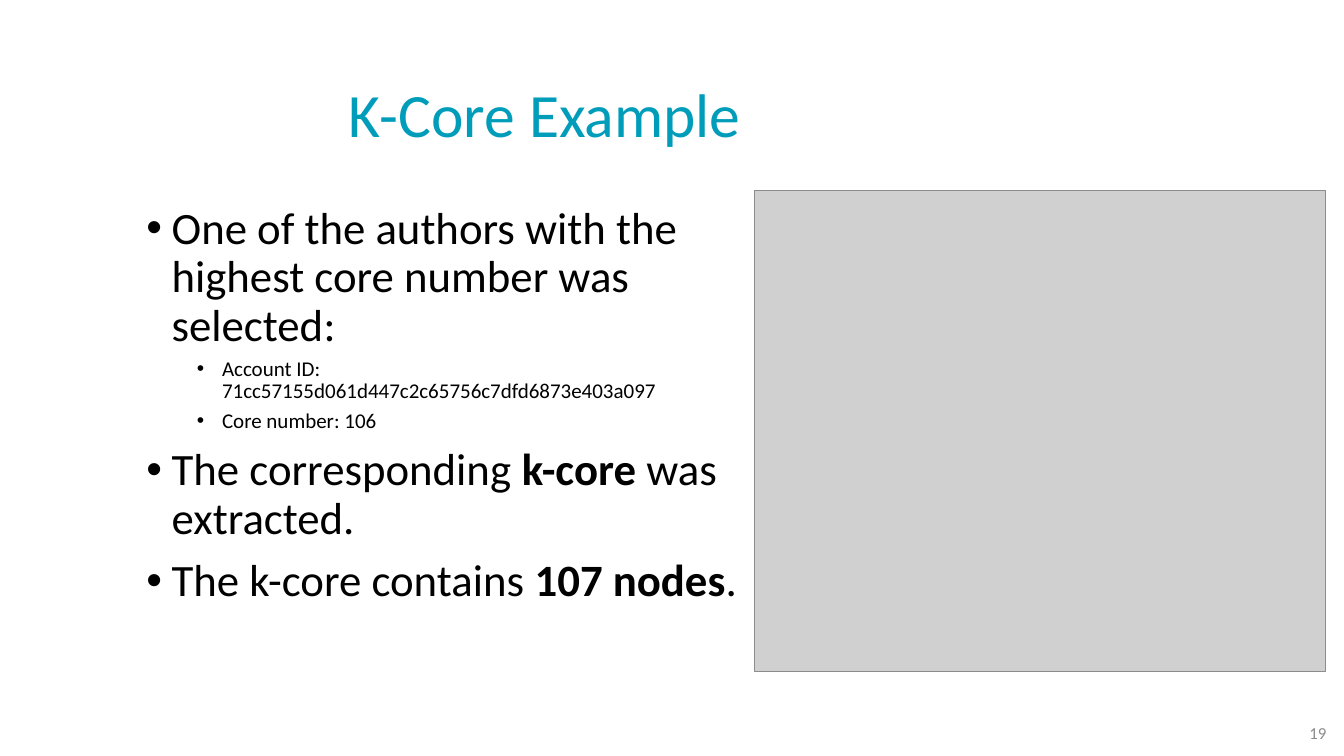
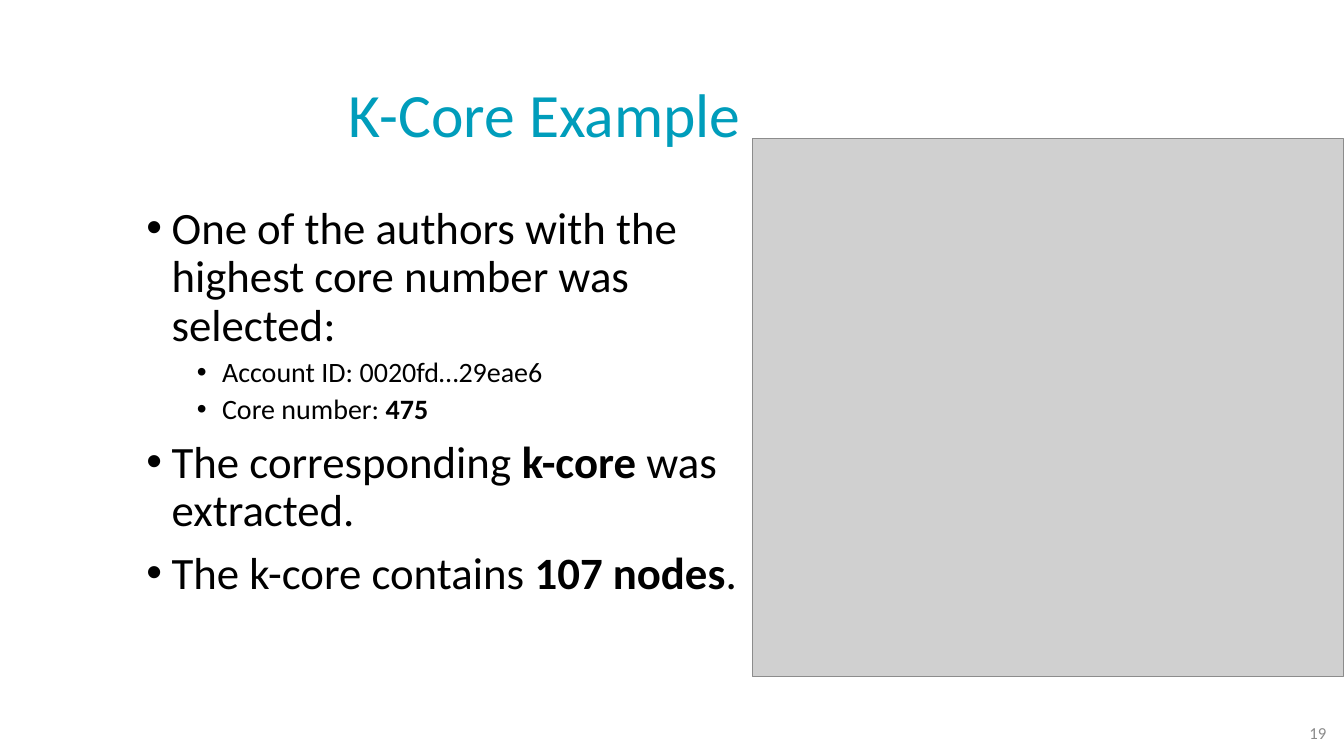
Before and after one commit to NoaTal1996/Backbone-Graph, a slide deck: slide 19 of docs/meeting/2026_08_05.pptx. Drawn at 1344x756 pixels with LibreOffice and Linux fonts; fonts in the diff are those of the drawing; grey boxes stand for pictures; background and template pictures are left out. Boxes give left, top, right and bottom in pixels: in the first picture for what was removed or moved away, otherwise in the second. Text is boxed around its words. In the diff, an @@ line names an element or a change of style, - is before the commit and + after.

```diff
--- a/docs/meeting/2026_08_05.pptx
+++ b/docs/meeting/2026_08_05.pptx
@@ picture: place and size @@
-picture at <box>754,191,1326,671</box>
+picture at <box>752,139,1343,678</box>
@@ text at <box>222,362,543,420</box>: text changed; size 15 to 20 pt @@
-  • Account ID: 71cc57155d061d447c2c65756c7dfd6873e403a097
-  • Core number: 106
+  • Account ID: 0020fd…29eae6
+  • Core number: 475
```
Also in this commit, not shown: 3 other slides changed, 2 slides added, 4 slides removed, 1 other file.
